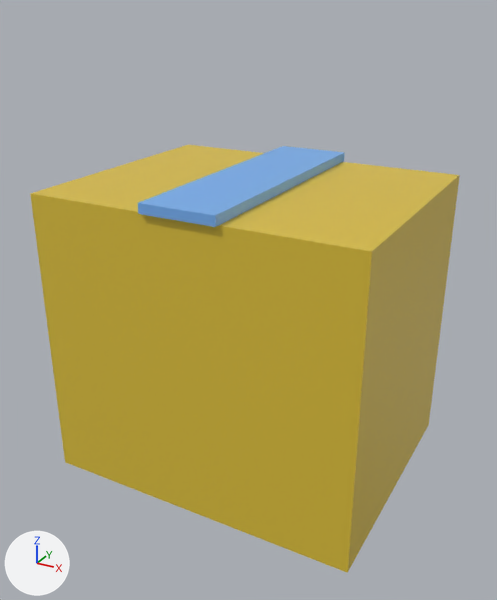
A saved change to the Blender file art_source/litter_box.blend.
Before and after are seen from a 50 mm lens placed at (0.33, -0.616, 0.496), pointed at (0.003, -0.02, 0.198). The axes (+X, +Y, +Z) are drawn at lower left. The lights are the same throughout. The older version comes first.

The first picture shows 'litter_box'.
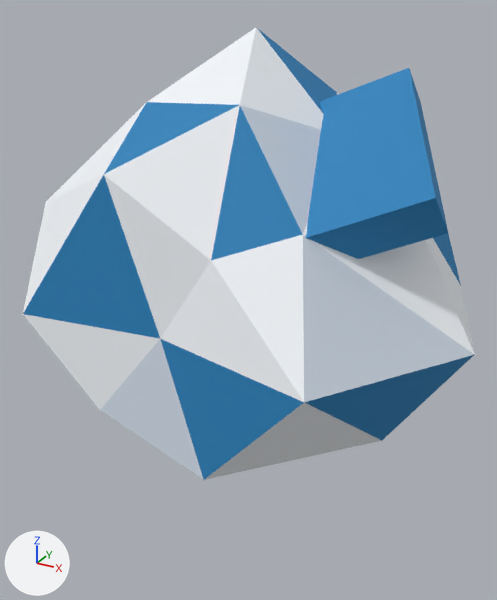
The edits, one by one:
Material 'mat_paper_crease' (mat_mat_paper_crease) is new.
Its base color is (0.605, 0.68, 0.767) (pale blue #ccd7e3).
Its roughness is 0.9.
Material 'mat_paper_white' (mat_mat_paper_white) is new.
Its base color is (0.891, 0.924, 0.957) (white #f2f6fa).
Its roughness is 0.85.
Material 'mat_paper_blue' (mat_mat_paper_blue) is new.
Its base color is (0.0179, 0.22, 0.494) (blue #2481bb).
Its roughness is 0.75.
me_cube is used by ob_litter_box; location (0.0, 0.0, 0.16).
me_cube had 16 vertices, 12 faces and spanned x -0.175..0.175, y -0.145..0.145, z -0.16..0.17.
me_cube no longer uses material mat_mat_cardboard (yellow #ddc03b).
me_cube no longer uses material mat_mat_tape (blue #77b0f0).
me_cube now has 50 vertices, 86 faces and spans x -0.215..0.25, y -0.211..0.225, z 0.015..0.47.
me_cube part 1: the loose piece of 8 vertices spanning x -0.04..0.04, y -0.145..0.145, z 0.16..0.17 is deleted.
Part 2, on me_cube:
8 vertices are removed from x -0.175..0.175, y -0.14..0.14, z -0.16..0.16.
6 faces are deleted.
50 vertices are added at x -0.215..0.25, y -0.211..0.225, z 0.015..0.47.
22 new faces join them, mat_mat_paper_blue (blue #2481bb).
43 new faces join them, mat_mat_paper_white (white #f2f6fa).
21 new faces join them, mat_mat_paper_crease (pale blue #ccd7e3).
me_cube gains material mat_mat_paper_white (white #f2f6fa).
me_cube gains material mat_mat_paper_blue (blue #2481bb).
me_cube gains material mat_mat_paper_crease (pale blue #ccd7e3).
Object 'litter_box' (ob_litter_box) moves from (0.0, 0.0, 0.16) to (0.0, 0.0, 0.0).

Changed parts and their boxes [x1, y1, x2, y2] in the pictures (497 x 600 px):
'litter_box', reshaped, moved, recoloured
    before: [30, 145, 460, 573]
    after: [23, 27, 475, 480]
part 1 of me_cube, deleted (blue)
    before: [138, 146, 345, 227]
part 2 of me_cube, built on
    before: [30, 145, 460, 573]
    after: [23, 27, 475, 480]
